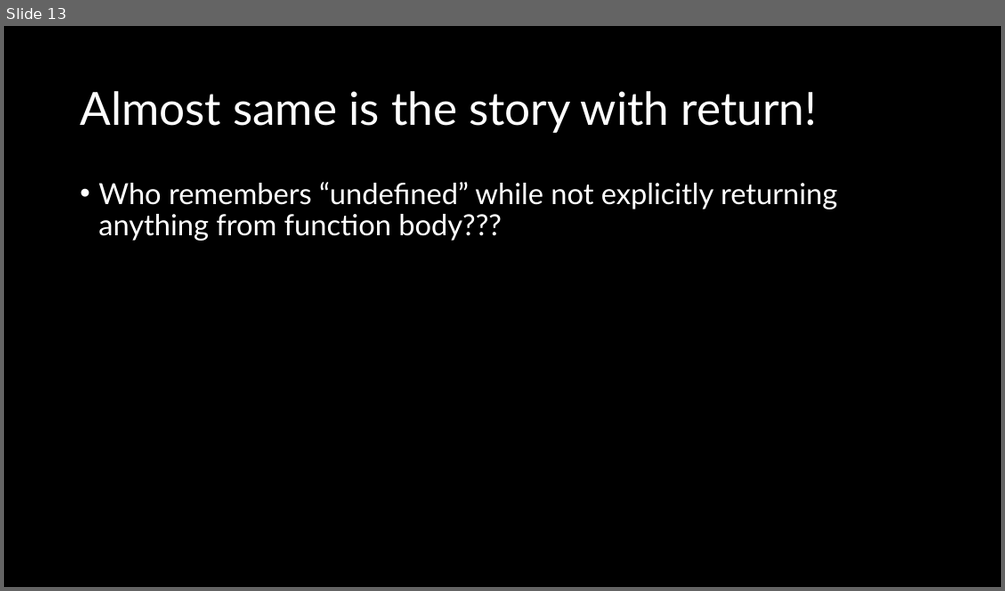
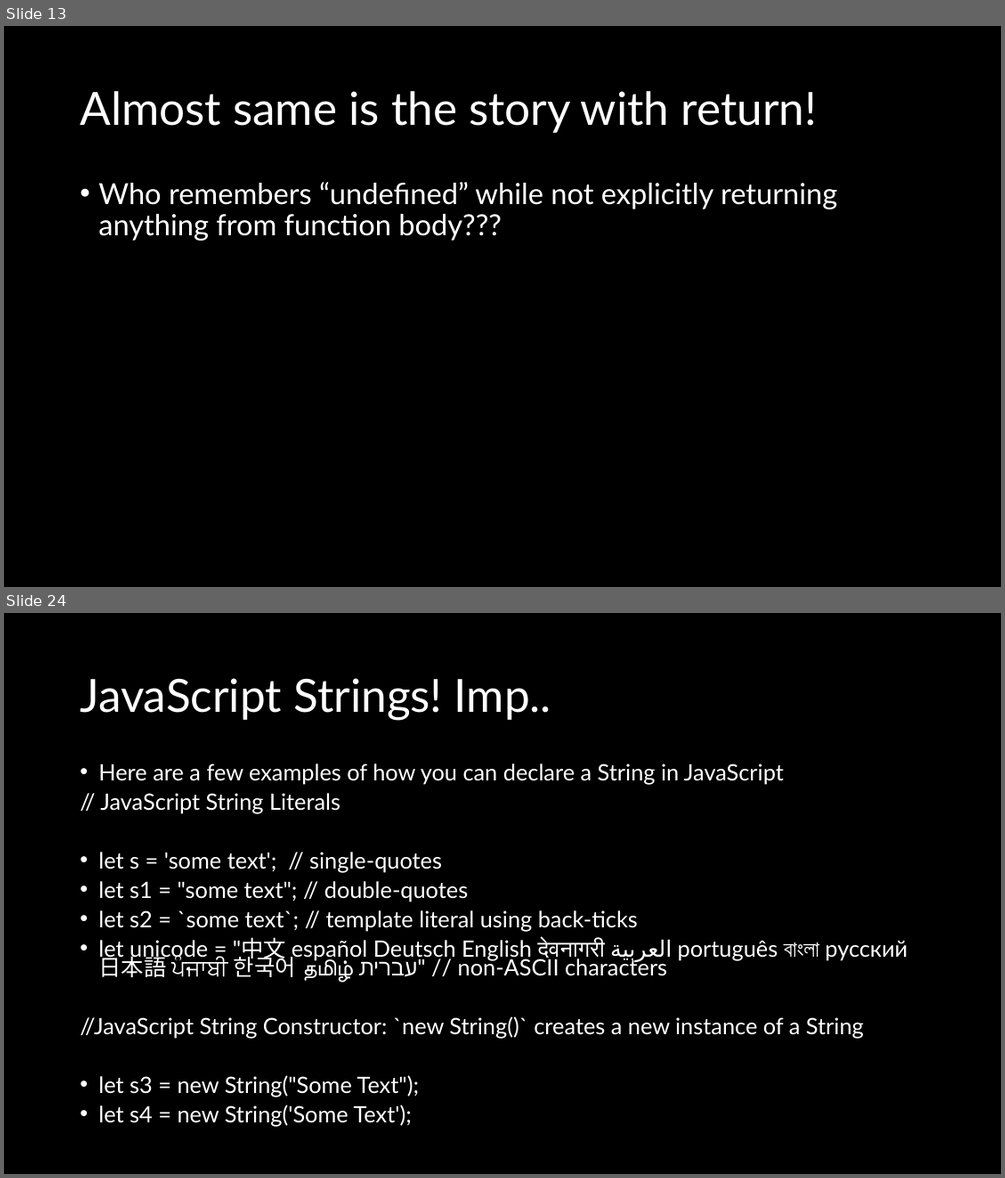
Before and after one commit to natiquekeyin/fall2024, a slide deck: JavaScript/Week3/Week3.pptx. Shown one above the other, each under a label of ours: slide 13 before the commit, slides 13 and 24 after it; the slides between them are not shown. The pictures are 1005x591 and 1005x1178 pixels, drawn with LibreOffice and Linux fonts; fonts in the diff are those of the drawing. Boxes give left, top, right and bottom in pixels: in the first picture for what was removed or moved away, otherwise in the second. Text is boxed around its words. In the diff, an @@ line names an element or a change of style, - is before the commit and + after.

```diff
--- a/JavaScript/Week3/Week3.pptx
+++ b/JavaScript/Week3/Week3.pptx
@@ slide 24 added at <box>4,613,1001,1174</box>, background #000000 @@
@@ title added at <box>80,678,551,720</box>, 44 pt, text #FFFFFF @@
+JavaScript Strings! Imp..
@@ text added at <box>80,763,907,1127</box>, 21.7 pt, text #FFFFFF @@
+• Here are a few examples of how you can declare a String in JavaScript
+// JavaScript String Literals
+• let s = 'some text'; // single-quotes
+• let s1 = "some text"; // double-quotes
+• let s2 = `some text`; // template literal using back-ticks
+• let unicode = "中文 español Deutsch English देवनागरी العربية português বাংলা русский 日本語 ਪੰਜਾਬੀ 한국어 தமிழ் עברית" // non-ASCII characters
+//JavaScript String Constructor: `new String()` creates a new instance of a String
+• let s3 = new String("Some Text");
+• let s4 = new String('Some Text');
```
Also in this commit, not shown: 13 other slides added, 1 other file.
